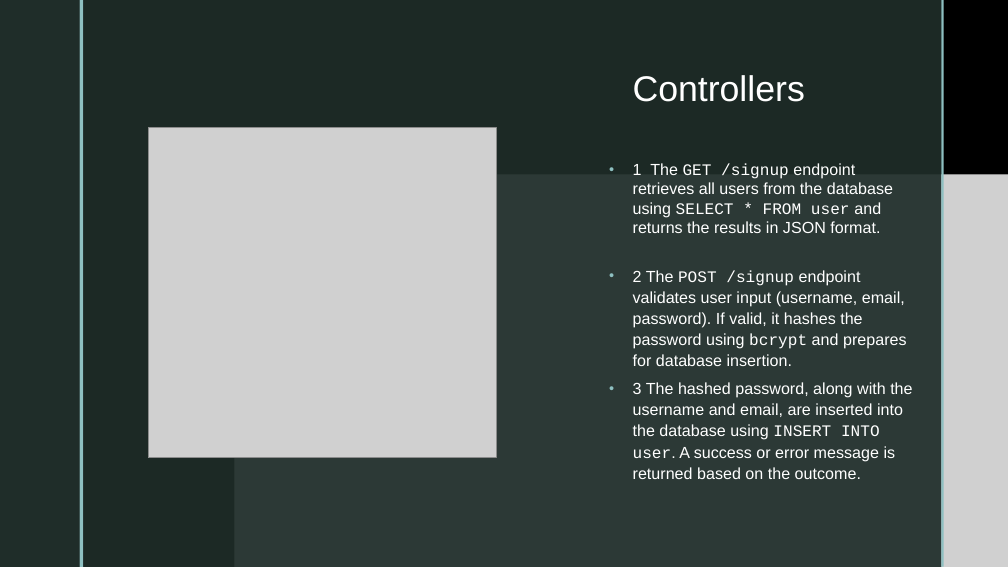
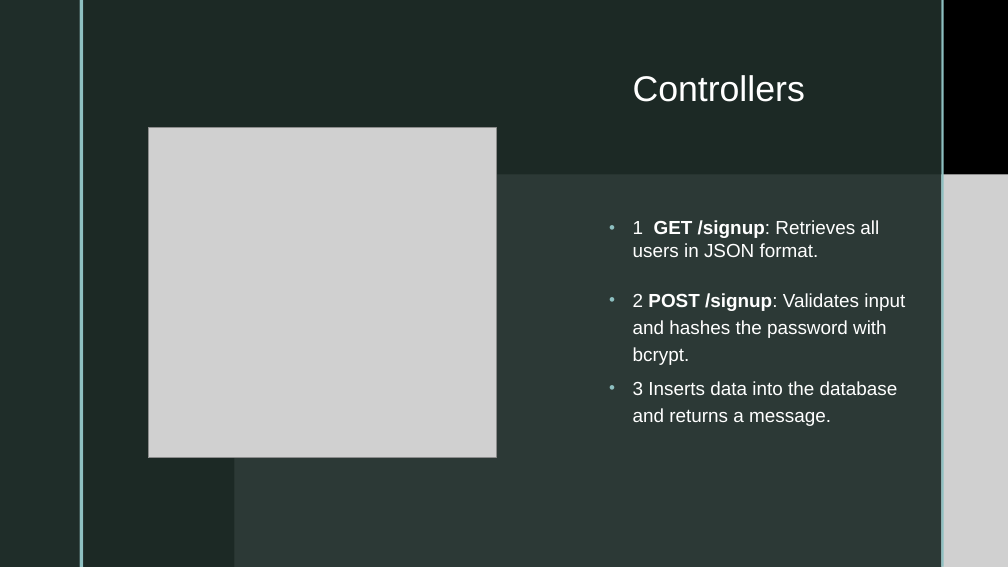
Before and after one commit to SabPat702/sabjanpatrik, a slide deck: slide 7 of mestermunka/vegleges/Dokumentacio/mestermunka_ppt.pptx. Drawn at 1008x567 pixels with LibreOffice and Linux fonts; fonts in the diff are those of the drawing; grey boxes stand for pictures; background and template pictures are left out. Boxes give left, top, right and bottom in pixels: in the first picture for what was removed or moved away, otherwise in the second. Text is boxed around its words. In the diff, an @@ line names an element or a change of style, - is before the commit and + after.

```diff
--- a/mestermunka/vegleges/Dokumentacio/mestermunka_ppt.pptx
+++ b/mestermunka/vegleges/Dokumentacio/mestermunka_ppt.pptx
@@ text at [633,220,905,426]: text changed; size 15.3 to 18 pt @@
-• 1 The GET /signup endpoint retrieves all users from the database using SELECT * FROM user and returns the results in JSON format.
-• 2 The POST /signup endpoint validates user input (username, email, password). If valid, it hashes the password using bcrypt and prepares for database insertion.
-• 3 The hashed password, along with the username and email, are inserted into the database using INSERT INTO user. A success or error message is returned based on the outcome.
+• 1 GET /signup: Retrieves all users in JSON format.
+• 2 POST /signup: Validates input and hashes the password with bcrypt.
+• 3 Inserts data into the database and returns a message.
```
Also in this commit, not shown: 3 other slides changed.
